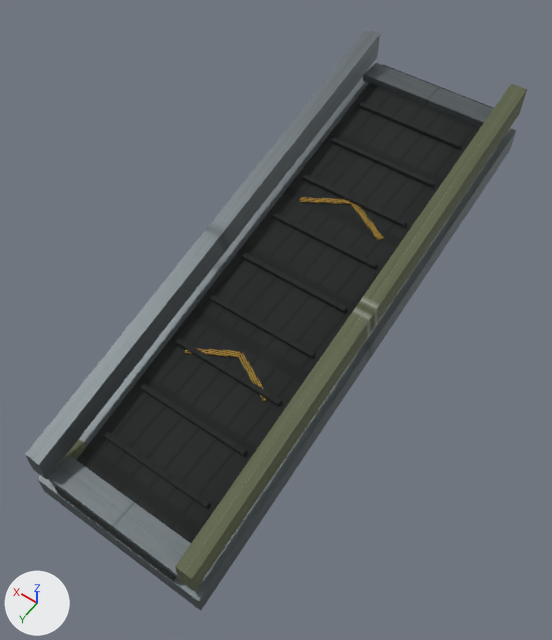
The Blender file assets/source/infrastructure/directorate/conveyors/authoring/conveyor_ramp_up.blend, before and after one commit.
Rendered twice from a 50 mm camera at (-3.95, 5.94, 15.07) aimed at (-0.03, 0.45, 6.45). The lights are fixed; the arrows at lower left show +X, +Y and +Z. The picture after the commit comes second.

In view in the first picture: 'belt_0_1.002', 'belt_0_2.002', 'belt_0_3.002', 'belt_0_4.002', 'belt_0_5.002', 'belt_0_7.002', 'frame.003' and 3 more.
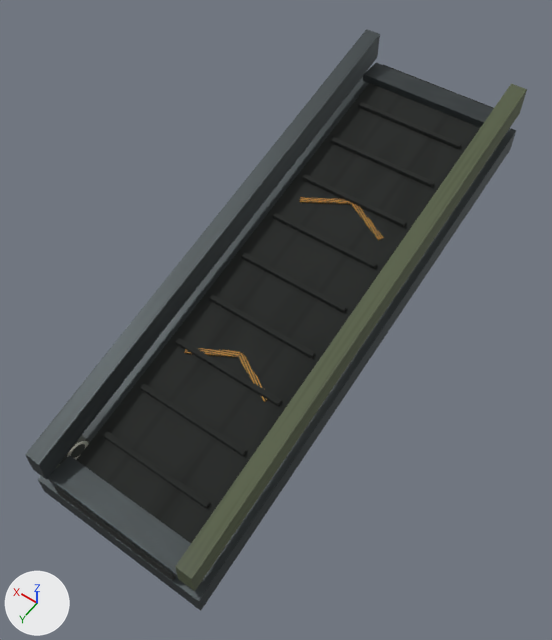
What differs and where, as boxes [x1, y1, x2, y2] in the pictures (552 x 640 px):
part 1 of me_frame_003, added
    after: [59, 435, 91, 464]
part 2 of me_frame_003, recoloured
    both: [25, 29, 516, 611]

The change, as a diff of the scene's bpy script:
```diff
--- a/assets/source/infrastructure/directorate/conveyors/authoring/conveyor_ramp_up.blend.py
+++ b/assets/source/infrastructure/directorate/conveyors/authoring/conveyor_ramp_up.blend.py
@@ img_conveyor_normal_png @@
+img_conveyor_normal_png = load_image('conveyor_normal.png', '../materials/conveyor_normal.png', 2048, 2048, 'Non-Color')
@@ img_conveyor_orm_png @@
+img_conveyor_orm_png = load_image('conveyor_orm.png', '../materials/conveyor_orm.png', 2048, 2048, 'Non-Color')
@@ img_conveyor_emissive_png @@
+img_conveyor_emissive_png = load_image('conveyor_emissive.png', '../materials/conveyor_emissive.png', 2048, 2048, 'sRGB')
@@ img_conveyor_base_png @@
+img_conveyor_base_png = load_image('conveyor_base.png', '../materials/conveyor_base.png', 2048, 2048, 'sRGB')
@@ mat_directorate_conveyor_shared_pbr @@
+mat_directorate_conveyor_shared_pbr = bpy.data.materials.new('Directorate conveyor shared PBR')
+# uses the picture img_conveyor_base_png
+# uses the picture img_conveyor_emissive_png
+# uses the picture img_conveyor_normal_png
+# uses the picture img_conveyor_orm_png
@@ me_frame_003 @@
 # used by ob_frame_003; location = (0.0, 0.0, 0.0)
-me_frame_003.from_pydata(...)  # 984 vertices, 572 faces; spans x -1.4..1.4, y -4.0..4.0, z 5.2..8.3
+me_frame_003.from_pydata(...)  # 1032 vertices, 596 faces; spans x -1.4..1.4, y -4.0..4.0, z 5.2..8.3
+# me_frame_003 part 1: 48 vertices added at x 1.0..1.31, y 3.14..3.71, z 5.76..5.78
+# me_frame_003 part 2: 572 faces spanning x -1.4..1.4, y -4.0..4.0, z 5.2..8.3 switch from mat_directorate_shared_industrial_pbr to mat_directorate_conveyor_shared_pbr
```
